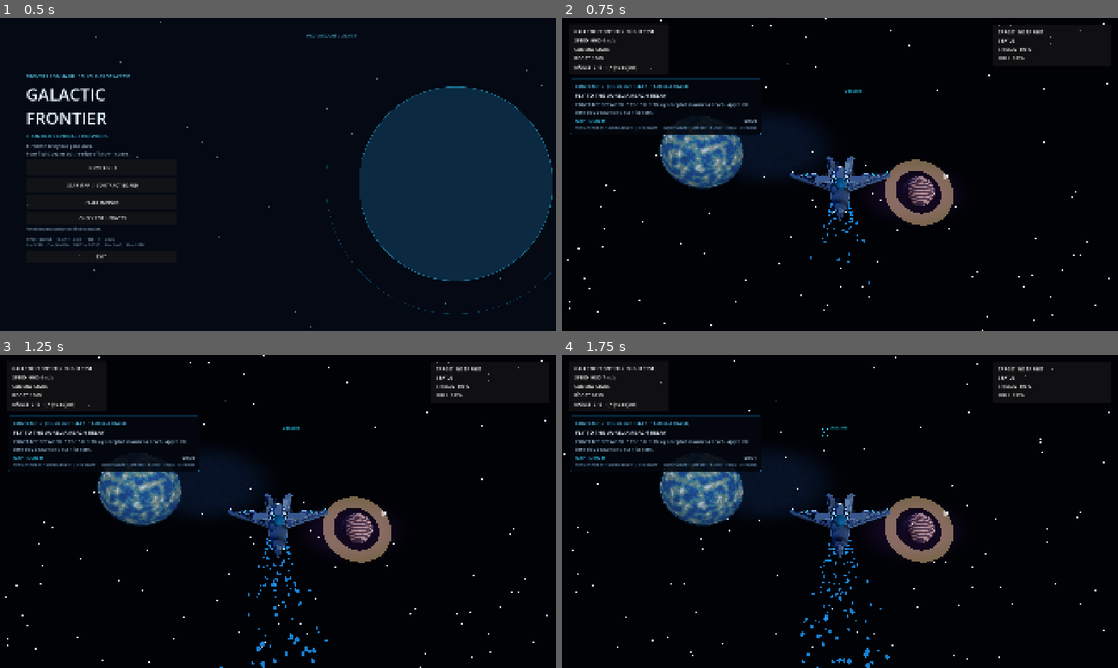
Above: before the commit, frames 1-4 (two rows, left to right).
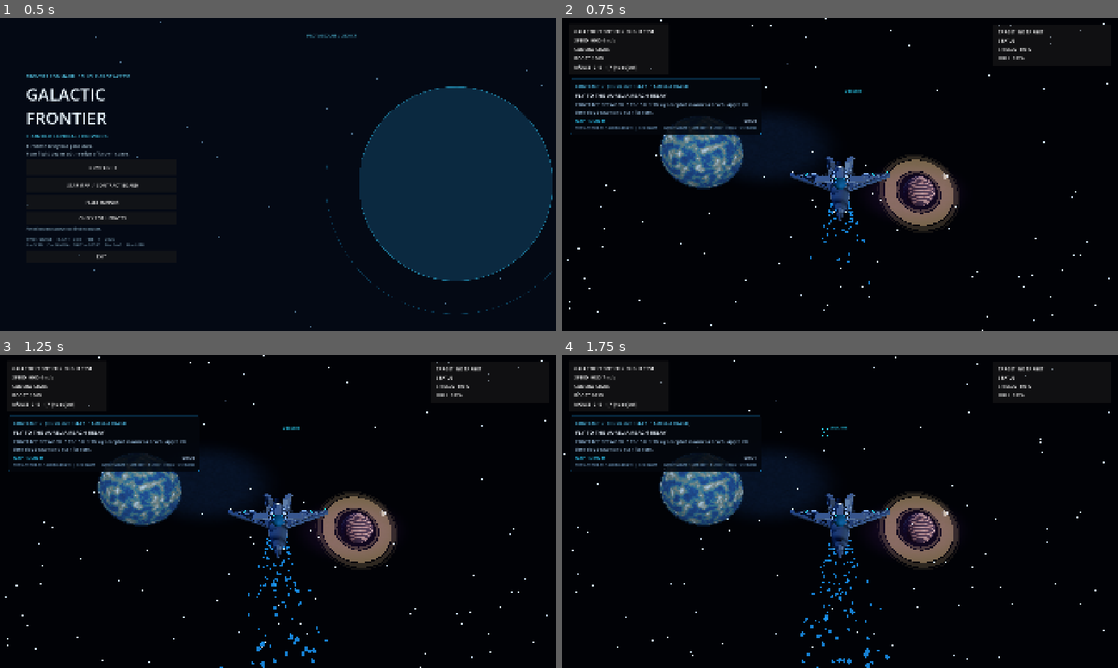
Above: after the commit, the same moments.

Repository: valdissor1990-ui/GALACTIC-FRONTIER
Game: Godot game, scene res://scenes/bootstrap/main.tscn
Same seed, same stepped clock (60 frames per second), same inputs: the game is played once before the commit and once after it.
Inputs (mouse positions are in pixels of both pictures, inside the frame that each line leads up to):
- Up to frame 1 (0.5 s): no input
- Up to frame 2 (0.75 s): click "NEW FLIGHT" at 0.5 s
- Up to frame 3 (1.25 s): no input
- Up to frame 4 (1.75 s): tap Enter at 1.25 s; move the mouse to (867, 511) at 1.27 s; hold W (move_forward) from 1.28 s (still down); hold Shift (boost) from 1.28 s (still down)

Frame 1 is identical in both runs. In frame 2, 0.6% of the frame differs, in the area x 57-72%, y 44-68%; in frame 3, 0.6%; in frame 4, 0.6%.

Commit message:
Add layered planetary rings and interplanetary dust field

Diff:
--- a/scripts/environment/space_environment.gd
+++ b/scripts/environment/space_environment.gd
@@ -14,6 +14,7 @@
 var _companion_planet: MeshInstance3D
 var _companion_rings: MeshInstance3D
 var _companion_moon: MeshInstance3D
+var _cosmic_dust: MultiMeshInstance3D
 
 
 func _ready() -> void:
@@ -25,6 +26,7 @@
 	_build_planet()
 	_build_companion_worlds()
 	_build_asteroid_field()
+	_build_cosmic_dust()
 
 
 func _process(delta: float) -> void:
@@ -63,6 +65,7 @@
 		_companion_rings.global_transform = Transform3D(ring_basis.scaled(Vector3.ONE * 100.0), ring_position)
 	if is_instance_valid(_companion_moon):
 		_companion_moon.global_position = camera.global_position + camera.global_basis * Vector3(620.0, -12.0, -1430.0)
+		_companion_moon.rotate_y(delta * 0.012)
 
 
 
@@ -368,6 +371,9 @@
 	ring.scale = Vector3.ONE * 100.0
 	_companion_rings = ring
 	add_child(ring)
+	_add_ring_detail(ring, "NacreonInnerRing", 1.06, 1.17, 0.30)
+	_add_ring_detail(ring, "NacreonOuterRing", 1.92, 2.12, 0.22)
+	_add_ring_detail(ring, "NacreonDustBand", 2.18, 2.25, 0.10)
 
 	var moon := MeshInstance3D.new()
 	moon.name = "NacreonMoon"
@@ -485,6 +491,62 @@
 	add_child(field)
 
 
+func _add_ring_detail(parent: MeshInstance3D, node_name: String, inner_radius: float, outer_radius: float, alpha: float) -> void:
+	var band := MeshInstance3D.new()
+	band.name = node_name
+	var mesh := TorusMesh.new()
+	mesh.inner_radius = inner_radius
+	mesh.outer_radius = outer_radius
+	mesh.rings = 112
+	mesh.ring_segments = 10
+	var material := StandardMaterial3D.new()
+	material.shading_mode = BaseMaterial3D.SHADING_MODE_UNSHADED
+	material.transparency = BaseMaterial3D.TRANSPARENCY_ALPHA
+	var tint: Color = _theme.get("ring_tint", Color(0.68, 0.54, 0.38))
+	material.albedo_color = Color(tint.r, tint.g, tint.b, alpha)
+	material.emission_enabled = true
+	material.emission = tint * 0.12
+	material.emission_energy_multiplier = 0.12
+	mesh.material = material
+	band.mesh = mesh
+	parent.add_child(band)
+
+
+func _build_cosmic_dust() -> void:
+	# One batched visual layer adds depth without hundreds of physics bodies.
+	const DUST_COUNT := 1400
+	var dust_mesh := SphereMesh.new()
+	dust_mesh.radius = 0.22
+	dust_mesh.height = 0.44
+	dust_mesh.radial_segments = 5
+	dust_mesh.rings = 3
+	var dust_material := StandardMaterial3D.new()
+	dust_material.shading_mode = BaseMaterial3D.SHADING_MODE_UNSHADED
+	dust_material.albedo_color = Color(0.34, 0.48, 0.72, 0.42)
+	dust_material.transparency = BaseMaterial3D.TRANSPARENCY_ALPHA
+	dust_material.emission_enabled = true
+	dust_material.emission = Color(0.12, 0.22, 0.42)
+	dust_material.emission_energy_multiplier = 0.42
+	dust_mesh.material = dust_material
+	_cosmic_dust = _make_multimesh("InterplanetaryDust", dust_mesh, DUST_COUNT)
+	var route_points: Array[Vector3] = [Vector3(0.0, 0.0, 90.0), Vector3(0.0, 18.0, -13500.0), Vector3(520.0, -28.0, -33000.0), Vector3(0.0, 0.0, 90.0)]
+	for index in range(DUST_COUNT):
+		var segment := _rng.randi_range(0, route_points.size() - 2)
+		var start := route_points[segment]
+		var end := route_points[segment + 1]
+		var forward := (end - start).normalized()
+		var center := start.lerp(end, _rng.randf_range(0.02, 0.98))
+		var axis := Vector3.UP if absf(forward.dot(Vector3.UP)) < 0.92 else Vector3.RIGHT
+		var side := forward.cross(axis).normalized()
+		var vertical := forward.cross(side).normalized()
+		var angle := _rng.randf_range(0.0, TAU)
+		var radius := _rng.randf_range(850.0, 2800.0)
+		var position := center + side * cos(angle) * radius + vertical * sin(angle) * radius
+		var size := _rng.randf_range(0.35, 1.65)
+		var basis := Basis.from_euler(Vector3(_rng.randf_range(0.0, TAU), _rng.randf_range(0.0, TAU), _rng.randf_range(0.0, TAU))).scaled(Vector3.ONE * size)
+		_cosmic_dust.multimesh.set_instance_transform(index, Transform3D(basis, position))
+	add_child(_cosmic_dust)
+
 func _random_asteroid_position() -> Vector3:
 	var route_points: Array[Vector3] = [
 		Vector3(0.0, 0.0, 90.0),
